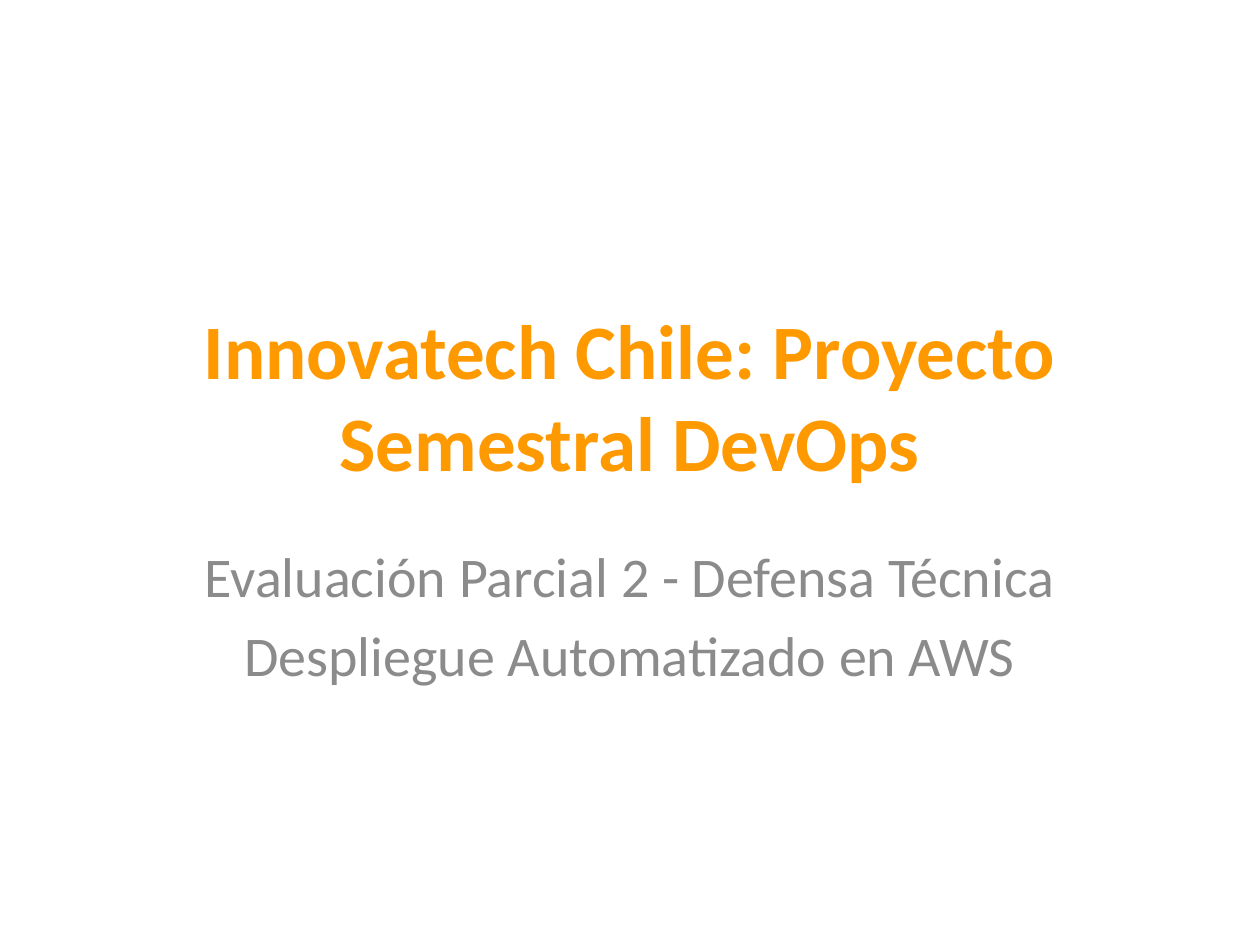
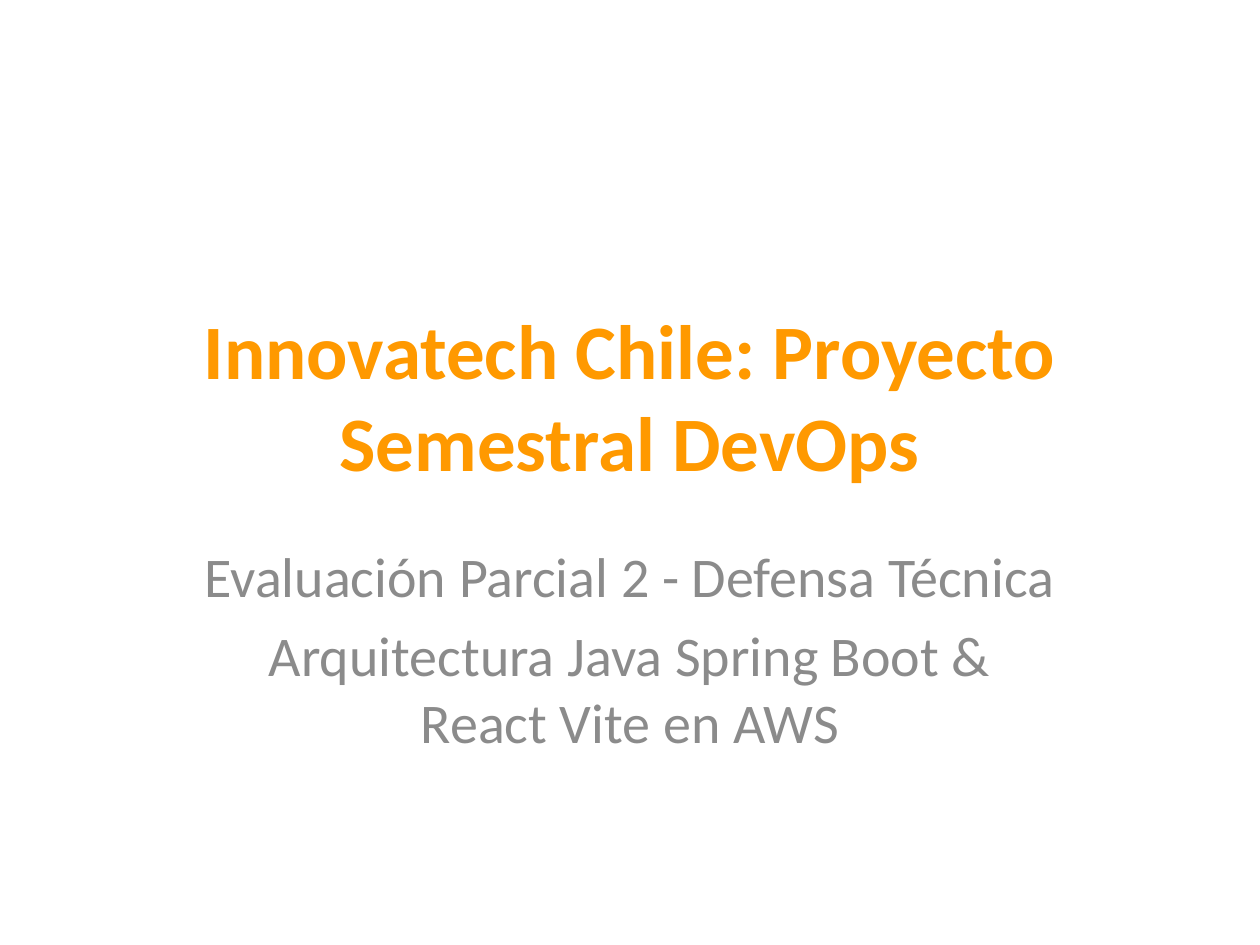
Before and after one commit to jeffplop/test_aws_grav, a slide deck: slide 1 of Entrega-Final-EP2/Presentacion-Semestral-EP2.pptx. Drawn at 1260x945 pixels with LibreOffice and Linux fonts; fonts in the diff are those of the drawing. Boxes give left, top, right and bottom in pixels: in the first picture for what was removed or moved away, otherwise in the second. Text is boxed around its words. In the diff, an @@ line names an element or a change of style, - is before the commit and + after.

Commit message:
docs: actualizar presentacion, informe y capturas a arquitectura microservicios

```diff
--- a/Entrega-Final-EP2/Presentacion-Semestral-EP2.pptx
+++ b/Entrega-Final-EP2/Presentacion-Semestral-EP2.pptx
@@ subtitle at <box>269,637,939,744</box>: text changed @@
-Despliegue Automatizado en AWS
+Arquitectura Java Spring Boot & React Vite en AWS
```
Also in this commit, not shown: 8 other slides changed, 1 slide added, 1 slide removed, 11 other files.
